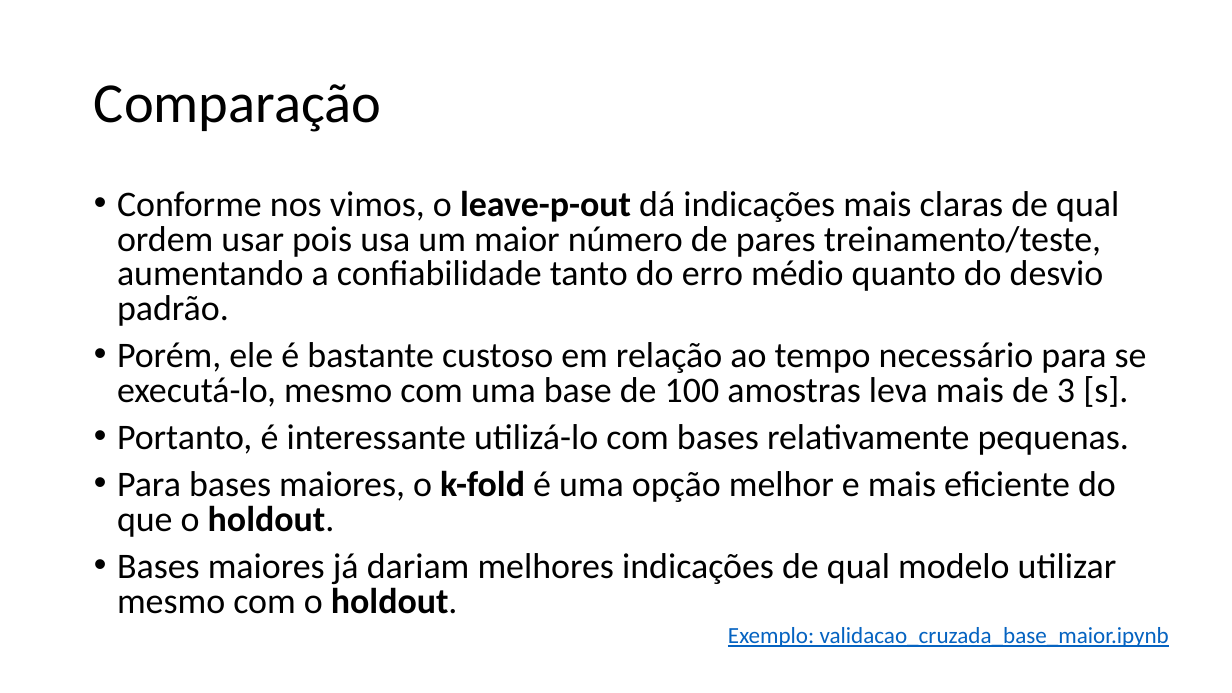
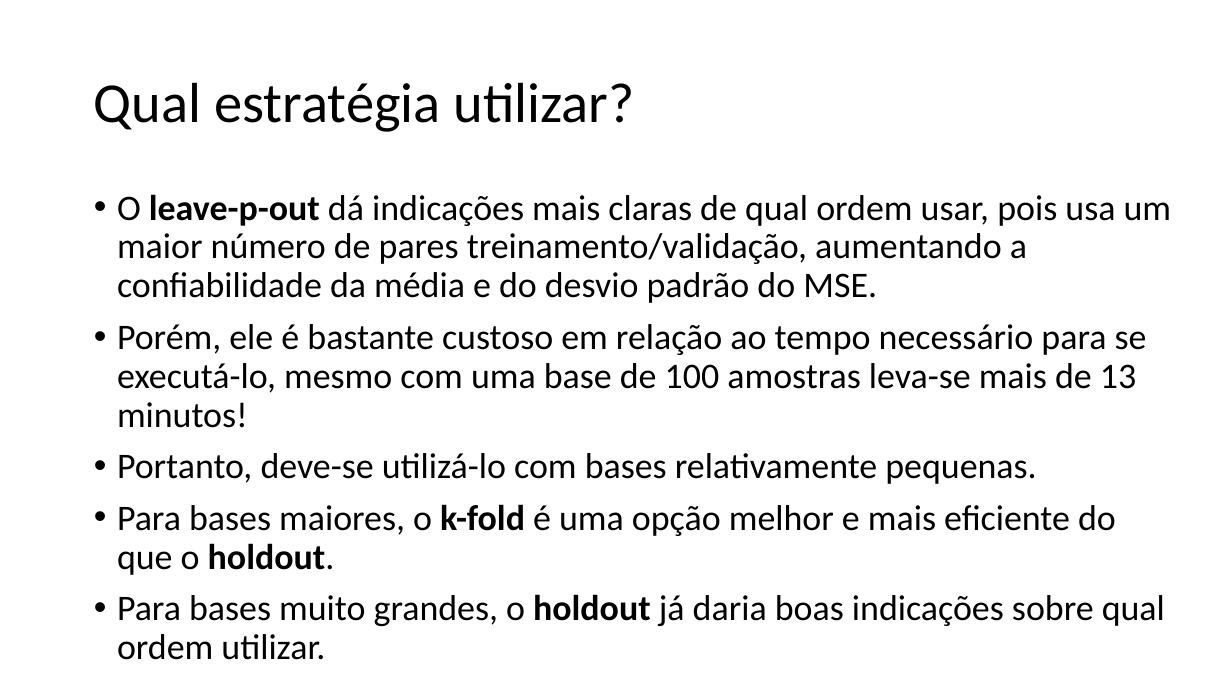
Before and after one commit to zz4fap/t319_aprendizado_de_maquina, a slide deck: slide 11 of slides/T319_Regressão_Linear (Parte V).pptx (slide 14 before the commit). Drawn at 1232x693 pixels with LibreOffice and Linux fonts; fonts in the diff are those of the drawing. Boxes give left, top, right and bottom in pixels: in the first picture for what was removed or moved away, otherwise in the second. Text is boxed around its words. In the diff, an @@ line names an element or a change of style, - is before the commit and + after.

```diff
--- a/slides/T319_Regressão_Linear (Parte V).pptx
+++ b/slides/T319_Regressão_Linear (Parte V).pptx
@@ title at box(94, 82, 634, 132): text changed @@
-Comparação
+Qual estratégia utilizar?
@@ text at box(117, 194, 1172, 484): text changed @@
-• Conforme nos vimos, o leave-p-out dá indicações mais claras de qual ordem usar pois usa um maior número de pares treinamento/teste, aumentando a confiabilidade tanto do erro médio quanto do desvio padrão.
-• Porém, ele é bastante custoso em relação ao tempo necessário para se executá-lo, mesmo com uma base de 100 amostras leva mais de 3 [s].
-• Portanto, é interessante utilizá-lo com bases relativamente pequenas.
+• O leave-p-out dá indicações mais claras de qual ordem usar, pois usa um maior número de pares treinamento/validação, aumentando a confiabilidade da média e do desvio padrão do MSE.
+• Porém, ele é bastante custoso em relação ao tempo necessário para se executá-lo, mesmo com uma base de 100 amostras leva-se mais de 13 minutos!
+• Portanto, deve-se utilizá-lo com bases relativamente pequenas.
@@ text at box(117, 504, 1116, 575): line spacing 0.8 to 0.9 @@
@@ text at box(117, 594, 1165, 660): text changed @@
-• Bases maiores já dariam melhores indicações de qual modelo utilizar mesmo com o holdout.
+• Para bases muito grandes, o holdout já daria boas indicações sobre qual ordem utilizar.
@@ text removed at box(728, 627, 1169, 647) @@
-Exemplo: validacao_cruzada_base_maior.ipynb
```
Also in this commit, not shown: 5 other slides changed, 7 slides added, 8 slides removed, 8 other files.
